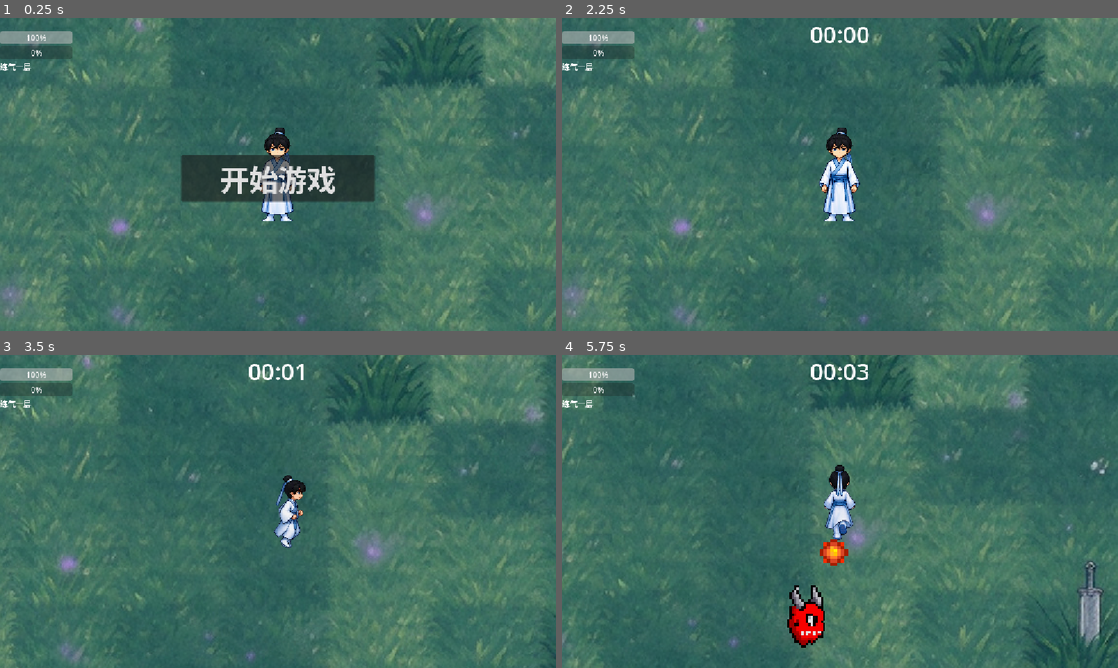
Above: before the commit, frames 1-4 (two rows, left to right).
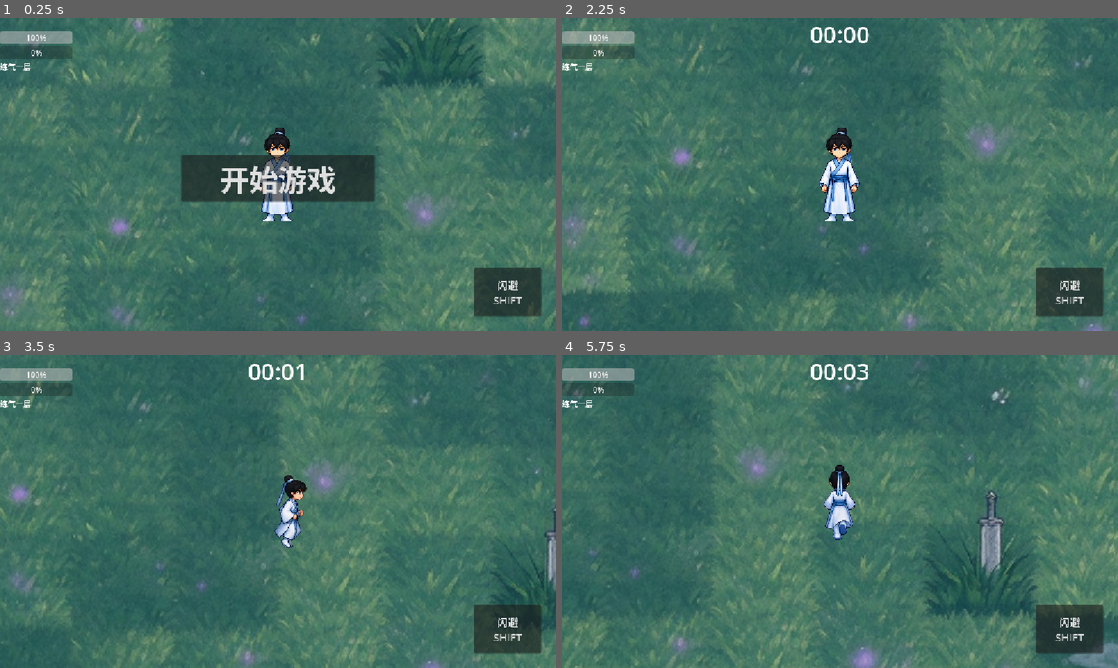
Above: after the commit, the same moments.

Repository: 13645264864/lingjiechuanshuo
Game: Godot game, scene res://main.tscn
The game is run twice, just before and just after one commit, with the same random seed, the same clock (stepped at 60 frames per second) and the same inputs.
Inputs (mouse positions are in pixels of both pictures, inside the frame that each line leads up to):
- Up to frame 1 (0.25 s): no input
- Up to frame 2 (2.25 s): click (1067, 293) at 0.5 s, where only the run after the commit has a clickable "闪避 SHIFT"; click "开始游戏" at 1.25 s; click "巨型火球 等级Lv1 倍率 ×2 扩大火球和群体命中范围，…" at 2 s
- Up to frame 3 (3.5 s): hold D (move_right) from 2.78 s (still down); tap Shift (dodge, bound only after the commit) at 2.85 s
- Up to frame 4 (5.75 s): release D (move_right) at 3.53 s; hold S (move_down) 3.53-4.28 s; tap Shift (dodge, bound only after the commit) at 3.6, 4.35, 5.1 s; hold D (move_right) 4.28-5.03 s; hold W (move_up) from 5.03 s (still down)

The runs differ from the first frame. In frame 1, 1.9% of the frame differs, in the area x 85-98%, y 79-96%; in frame 2, 19%; in frame 3, 24%; in frame 4, 32%, in the area x 0-100%, y 0-100%.

Commit message:
Add scaling enemies boss encounters and player dodge

Diff:
--- /dev/null
+++ b/boss.gd
@@ -0,0 +1,86 @@
+extends CharacterBody2D
+
+@export var base_hp: float = 900.0
+@export var base_damage: float = 28.0
+@export var base_speed: float = 52.0
+@export var attack_cd: float = 0.8
+@export var dash_cd: float = 5.0
+@export var aura_drop_scene: PackedScene
+
+var hp: float
+var max_hp: float
+var damage: float
+var move_speed: float
+var player: CharacterBody2D
+var boss_level: int = 1
+var attack_timer: float = 0.0
+var dash_timer: float = 2.0
+var dash_time: float = 0.0
+var dash_direction := Vector2.ZERO
+var is_dead := false
+var tween: Tween
+
+func _ready():
+	add_to_group("boss")
+	add_to_group("enemy")
+	$AnimatedSprite2D.play("run_right")
+
+func setup_spawn(spawn_position: Vector2, target: CharacterBody2D, minute_level: int):
+	global_position = spawn_position
+	player = target
+	boss_level = maxi(1, minute_level)
+	var scale_factor = pow(1.38, boss_level - 1)
+	max_hp = base_hp * scale_factor
+	hp = max_hp
+	damage = base_damage * pow(1.22, boss_level - 1)
+	move_speed = base_speed * (1.0 + min((boss_level - 1) * 0.06, 0.48))
+	# Boss is substantially larger than regular enemies and receives a violet-red skin.
+	scale = Vector2.ONE * (9.0 + min(boss_level - 1, 4) * 0.8)
+	$AnimatedSprite2D.modulate = Color(0.95, 0.34, 0.72)
+
+func _physics_process(delta):
+	if is_dead or player == null:
+		return
+	attack_timer = maxf(attack_timer - delta, 0.0)
+	dash_timer = maxf(dash_timer - delta, 0.0)
+	if dash_time > 0.0:
+		dash_time -= delta
+		velocity = dash_direction * move_speed * 5.0
+	else:
+		var to_player = player.global_position - global_position
+		if to_player.length() > 1.0:
+			dash_direction = to_player.normalized()
+		velocity = dash_direction * move_speed
+		if dash_timer <= 0.0:
+			dash_time = 0.28
+			dash_timer = dash_cd
+			$AnimatedSprite2D.modulate = Color(1.0, 0.85, 1.0)
+			var dash_tween = create_tween()
+			dash_tween.tween_property($AnimatedSprite2D, "modulate", Color(0.95, 0.34, 0.72), 0.35)
+	move_and_slide()
+	if dash_direction.x >= 0.0:
+		$AnimatedSprite2D.play("run_right")
+	else:
+		$AnimatedSprite2D.play("run_left")
+	for i in get_slide_collision_count():
+		var collision = get_slide_collision(i)
+		if collision.get_collider() == player and attack_timer <= 0.0:
+			player.take_damage(damage)
+			attack_timer = attack_cd
+			break
+
+func take_damage(amount: float):
+	if is_dead:
+		return
+	hp -= amount
+	if hp <= 0.0:
+		is_dead = true
+		var gm = get_parent().get_node_or_null("GameManager")
+		if aura_drop_scene != null:
+			var aura = aura_drop_scene.instantiate()
+			get_parent().add_child(aura)
+			aura.global_position = global_position
+			aura.aura_value = 80.0 + boss_level * 25.0
+		if gm != null and gm.has_method("boss_defeated"):
+			gm.boss_defeated()
+		queue_free()
--- /dev/null
+++ b/boss.tscn
@@ -0,0 +1,24 @@
+[gd_scene load_steps=6 format=3]
+
+[ext_resource type="Script" path="res://boss.gd" id="1_script"]
+[ext_resource type="Texture2D" path="res://Sprites/boss_violet_abyss.png" id="2_texture"]
+[ext_resource type="PackedScene" path="res://aura_drop.tscn" id="3_aura"]
+
+[sub_resource type="CircleShape2D" id="BossShape"]
+radius = 13.0
+
+[sub_resource type="SpriteFrames" id="BossFrames"]
+animations = [{"frames": [{"duration": 1.0, "texture": ExtResource("2_texture")}], "loop": true, "name": &"run_right", "speed": 4.0}, {"frames": [{"duration": 1.0, "texture": ExtResource("2_texture")}], "loop": true, "name": &"run_left", "speed": 4.0}]
+
+[node name="Boss" type="CharacterBody2D" groups=["enemy", "boss"]]
+collision_layer = 3
+collision_mask = 3
+script = ExtResource("1_script")
+aura_drop_scene = ExtResource("3_aura")
+
+[node name="CollisionShape2D" type="CollisionShape2D" parent="."]
+shape = SubResource("BossShape")
+
+[node name="AnimatedSprite2D" type="AnimatedSprite2D" parent="."]
+sprite_frames = SubResource("BossFrames")
+animation = &"run_right"
--- a/enemy.gd
+++ b/enemy.gd
@@ -5,6 +5,7 @@
 var attack_timer:float = 0.0
 var player:CharacterBody2D
 @export var hp:float = 30.0
+var max_hp:float = 30.0
 var is_dead:bool = false
 @export var damage_scene:PackedScene
 @export var aura_drop_scene:PackedScene
@@ -13,7 +14,21 @@
 func _ready():
 	# 从主场景找Player
 	player = get_parent().get_node_or_null("Player")
-	global_position = get_random_screen_edge_pos()
+	# 出生点和成长属性由 GameManager 在加入场景后设置。
+
+func setup_spawn(spawn_position:Vector2, target:CharacterBody2D, game_minutes:float):
+	global_position = spawn_position
+	player = target
+	apply_time_scaling(game_minutes)
+
+func apply_time_scaling(game_minutes:float):
+	var hp_scale = pow(1.18, game_minutes)
+	var damage_scale = pow(1.12, game_minutes)
+	var speed_scale = 1.0 + min(game_minutes * 0.035, 0.45)
+	max_hp = 30.0 * hp_scale
+	hp = max_hp
+	damage = 10.0 * damage_scale
+	move_speed = 80.0 * speed_scale
 
 func get_random_screen_edge_pos() -> Vector2:
 	var cam = get_viewport().get_camera_2d()
--- a/game_manager.gd
+++ b/game_manager.gd
@@ -3,6 +3,7 @@
 @export var max_enemy:int = 30
 @export var spawn_interval:float = 4.0
 @export var enemy_template:PackedScene
+@export var boss_template:PackedScene
 var game_time:float = 0.0
 var game_over:bool = false
 var spawn_timer:Timer
@@ -40,6 +41,10 @@
 var buff_buttons:Array[Button] = []
 # 全局临时候选列表，不再放按钮元数据
 var temp_candidates:Array = []
+var boss_count:int = 0
+var boss_bar:ProgressBar
+var boss_name_label:Label
+var dodge_button:Button
 
 func get_total_buff_stats() -> Dictionary:
 	var stat = {
@@ -198,6 +203,50 @@
 	buff_panel.anchor_bottom =1
 	buff_panel.visible = false
 	canvas.add_child(buff_panel)
+	create_boss_ui()
+	create_mobile_dodge_button()
+
+func create_boss_ui():
+	boss_name_label = Label.new()
+	boss_name_label.text = "紫霄蚀界尊"
+	boss_name_label.horizontal_alignment = HORIZONTAL_ALIGNMENT_CENTER
+	boss_name_label.anchor_left = 0.2
+	boss_name_label.anchor_right = 0.8
+	boss_name_label.offset_top = 58
+	boss_name_label.offset_bottom = 92
+	boss_name_label.add_theme_font_size_override("font_size", 28)
+	boss_name_label.modulate = Color(1.0, 0.35, 0.8)
+	boss_name_label.visible = false
+	canvas.add_child(boss_name_label)
+	boss_bar = ProgressBar.new()
+	boss_bar.anchor_left = 0.15
+	boss_bar.anchor_right = 0.85
+	boss_bar.offset_top = 92
+	boss_bar.offset_bottom = 122
+	boss_bar.show_percentage = false
+	boss_bar.visible = false
+	canvas.add_child(boss_bar)
+
+func create_mobile_dodge_button():
+	dodge_button = Button.new()
+	dodge_button.text = "闪避\nSHIFT"
+	dodge_button.custom_minimum_size = Vector2(130, 90)
+	dodge_button.anchor_left = 1.0
+	dodge_button.anchor_top = 1.0
+	dodge_button.anchor_right = 1.0
+	dodge_button.anchor_bottom = 1.0
+	dodge_button.offset_left = -170
+	dodge_button.offset_top = -130
+	dodge_button.offset_right = -30
+	dodge_button.offset_bottom = -30
+	dodge_button.add_theme_font_size_override("font_size", 22)
+	dodge_button.pressed.connect(_on_dodge_pressed)
+	canvas.add_child(dodge_button)
+
+func _on_dodge_pressed():
+	var player = get_parent().get_node_or_null("Player")
+	if player != null and player.has_method("dodge"):
+		player.dodge()
 
 func rebuild_buff_buttons():
 	for old_btn in buff_buttons:
@@ -350,6 +399,10 @@
 	if not game_started or game_over:
 		return
 	game_time += delta
+	var minute_level := int(floor(game_time / 60.0))
+	if minute_level > boss_count:
+		boss_count = minute_level
+		spawn_boss(boss_count)
 	var total_sec:int = floor(game_time)
 	var minute:int = total_sec / 60
 	var second:int = total_sec % 60
@@ -372,6 +425,48 @@
 		var new_enemy = enemy_template.instantiate()
 		new_enemy.add_to_group("enemy")
 		get_parent().add_child(new_enemy)
+		new_enemy.setup_spawn(get_safe_spawn_position(), get_parent().get_node("Player"), game_time / 60.0)
+
+func get_safe_spawn_position() -> Vector2:
+	var player = get_parent().get_node("Player")
+	var camera = get_viewport().get_camera_2d()
+	var camera_scale = maxf(abs(camera.global_scale.x), 0.01)
+	var half_size = get_viewport_rect().size * 0.5 / camera_scale
+	var margin := 180.0
+	var side = rng.randi_range(0, 3)
+	var pos = player.global_position
+	match side:
+		0: pos += Vector2(rng.randf_range(-half_size.x, half_size.x), -half_size.y - margin)
+		1: pos += Vector2(half_size.x + margin, rng.randf_range(-half_size.y, half_size.y))
+		2: pos += Vector2(rng.randf_range(-half_size.x, half_size.x), half_size.y + margin)
+		3: pos += Vector2(-half_size.x - margin, rng.randf_range(-half_size.y, half_size.y))
+	return pos
+
+func spawn_boss(level:int):
+	if boss_template == null:
+		return
+	for boss in get_tree().get_nodes_in_group("boss"):
+		if not boss.is_dead:
+			return
+	var boss = boss_template.instantiate()
+	get_parent().add_child(boss)
+	boss.setup_spawn(get_safe_spawn_position(), get_parent().get_node("Player"), level)
+	boss_bar.max_value = boss.max_hp
+	boss_bar.value = boss.hp
+	boss_bar.visible = true
+	boss_name_label.text = "紫霄蚀界尊 · 第 " + str(level) + " 劫"
+	boss_name_label.visible = true
+
+func boss_defeated():
+	if boss_bar != null:
+		boss_bar.visible = false
+	if boss_name_label != null:
+		boss_name_label.visible = false
+
+func _physics_process(_delta):
+	for boss in get_tree().get_nodes_in_group("boss"):
+		if is_instance_valid(boss) and boss_bar != null:
+			boss_bar.value = boss.hp
 
 func game_die():
 	game_over = true
--- a/main.tscn
+++ b/main.tscn
@@ -59,6 +59,7 @@
 [ext_resource type="Texture2D" uid="uid://dt45q30vgn5eh" path="res://Sprites/8426.jpg_wh300.jpg" id="54_6iyjs"]
 [ext_resource type="Script" uid="uid://drhkliks48y7h" path="res://status_bar.gd" id="56_e71vb"]
 [ext_resource type="PackedScene" uid="uid://ckyysi3einpdw" path="res://enemy.tscn" id="59_ruth0"]
+[ext_resource type="PackedScene" path="res://boss.tscn" id="60_boss"]
 [ext_resource type="Script" uid="uid://f0cyxh4sgytd" path="res://game_manager.gd" id="63_sm6fg"]
 
 [sub_resource type="CapsuleShape2D" id="CapsuleShape2D_8vbgw"]
@@ -339,3 +340,4 @@
 [node name="GameManager" type="Node2D" parent="." unique_id=1326122625]
 script = ExtResource("63_sm6fg")
 enemy_template = ExtResource("59_ruth0")
+boss_template = ExtResource("60_boss")
--- a/player.gd
+++ b/player.gd
@@ -26,6 +26,13 @@
 
 # 拿到GameManager引用
 var gm:Node2D = null
+var dodge_cooldown:float = 1.2
+var dodge_timer:float = 0.0
+var dodge_duration:float = 0.22
+var dodge_time_left:float = 0.0
+var dodge_speed:float = 620.0
+var is_invincible:bool = false
+var dodge_direction:Vector2 = Vector2.DOWN
 
 func _ready():
 	gm = get_node_or_null("/root/Node2D/GameManager")
@@ -46,6 +53,14 @@
 
 func _physics_process(delta):
 	if is_dead:
+		return
+	dodge_timer = maxf(dodge_timer - delta, 0.0)
+	if Input.is_action_just_pressed("dodge"):
+		dodge()
+	if dodge_time_left > 0.0:
+		dodge_time_left -= delta
+		velocity = dodge_direction * dodge_speed
+		move_and_slide()
 		return
 	fireball_timer -= delta
 	if fireball_timer <= 0:
@@ -110,7 +125,7 @@
 	print("发射火球")
 
 func take_damage(amount:float):
-	if is_dead:
+	if is_dead or is_invincible:
 		return
 	hp -= amount
 	print("怪物攻击玩家，扣血：", amount,"剩余玩家血量：", hp)
@@ -133,6 +148,22 @@
 	if hp <= 0:
 		die()
 
+func dodge():
+	if is_dead or dodge_timer > 0.0 or dodge_time_left > 0.0:
+		return
+	dodge_timer = dodge_cooldown
+	dodge_time_left = dodge_duration
+	is_invincible = true
+	dodge_direction = input_dir.normalized()
+	if dodge_direction == Vector2.ZERO:
+		dodge_direction = last_dir.normalized()
+	var invuln_tween = create_tween()
+	invuln_tween.tween_interval(dodge_duration)
+	invuln_tween.tween_callback(func(): is_invincible = false)
+	var flash_tween = create_tween().set_loops(3)
+	flash_tween.tween_property(anim, "modulate:a", 0.25, 0.06)
+	flash_tween.tween_property(anim, "modulate:a", 1.0, 0.06)
+
 func die():
 	is_dead = true
 	print("玩家死亡")
--- a/project.godot
+++ b/project.godot
@@ -47,6 +47,11 @@
 "events": [Object(InputEventKey,"resource_local_to_scene":false,"resource_name":"","device":-1,"window_id":0,"alt_press …(192 unchanged characters)…
 ]
 }
+dodge={
+"deadzone": 0.2,
+"events": [Object(InputEventKey,"resource_local_to_scene":false,"resource_name":"","device":-1,"window_id":0,"alt_pressed":false,"shift_pressed":false,"ctrl_pressed":false,"meta_pressed":false,"pressed":false,"keycode":0,"physical_keycode":4194325,"key_label":0,"unicode":0,"location":0,"echo":false,"script":null)
+]
+}
 
 [physics]
 
--- /dev/null
+++ b/tests/systems_boss_dodge.gd
@@ -0,0 +1,72 @@
+extends SceneTree
+
+var failures: Array[String] = []
+var checks := 0
+var world
+var gm
+var player
+
+func _initialize():
+	run.call_deferred()
+
+func check(value: bool, message: String):
+	checks += 1
+	if not value:
+		failures.append(message)
+		push_error(message)
+
+func run():
+	create_timer(20.0).timeout.connect(func(): quit(2))
+	world = load("res://main.tscn").instantiate()
+	root.add_child(world)
+	current_scene = world
+	await process_frame
+	gm = world.get_node("GameManager")
+	player = world.get_node("Player")
+	gm.rebuild_buff_buttons()
+	gm.game_started = true
+	gm.game_over = false
+	gm.spawn_timer.stop()
+	gm.game_time = 60.0
+
+	# Regular enemy starts outside the actual camera view and away from the player.
+	gm._spawn_batch()
+	var enemies = root.get_tree().get_nodes_in_group("enemy")
+	check(enemies.size() == gm.base_spawn, "Spawn batch count")
+	var half = world.get_viewport().get_visible_rect().size * 0.5 / maxf(abs(world.get_viewport().get_camera_2d().global_scale.x), 0.01)
+	for enemy in enemies:
+		var offset = enemy.global_position - player.global_position
+		check(abs(offset.x) > half.x or abs(offset.y) > half.y, "Enemy must begin outside camera view")
+		check(offset.length() > 300.0, "Enemy must not spawn on player")
+		check(enemy.hp == enemy.max_hp and enemy.hp > 30.0, "Enemy receives time-scaled HP")
+		check(enemy.damage > 10.0 and enemy.move_speed > 80.0, "Enemy receives time-scaled damage/speed")
+
+	# Boss trigger, stats, independent sprite, and giant collision body.
+	gm.game_time = 60.0
+	gm._process(0.0)
+	var bosses = root.get_tree().get_nodes_in_group("boss")
+	check(bosses.size() == 1, "Exactly one boss at minute one")
+	var boss = bosses[0]
+	check(boss.max_hp == 900.0 and boss.damage == 28.0, "Boss first-minute stats")
+	check(boss.scale.x > 8.0 and boss.get_node("CollisionShape2D").shape.radius == 13.0, "Boss is substantially larger")
+	check(gm.boss_bar.visible and gm.boss_bar.max_value == boss.max_hp, "Boss bar is visible and linked")
+	check(boss.get_node("AnimatedSprite2D").sprite_frames != world.get_node("Player/AnimatedSprite2D").sprite_frames, "Boss has an independent sprite skin")
+	gm._process(0.0)
+	check(root.get_tree().get_nodes_in_group("boss").size() == 1, "Boss does not duplicate in same minute")
+
+	# Shift action and mobile button share the same dash method and invulnerability state.
+	player.input_dir = Vector2.RIGHT
+	player.last_dir = Vector2.RIGHT
+	var before = player.global_position
+	player.dodge()
+	check(player.is_invincible and player.dodge_time_left > 0.0, "Dodge starts invulnerability")
+	player._physics_process(0.1)
+	check(player.global_position.x > before.x, "Dodge moves in current direction")
+	await create_timer(0.3).timeout
+	check(not player.is_invincible, "Dodge invulnerability ends")
+	player.dodge_timer = 0.0
+	gm.dodge_button.pressed.emit()
+	check(player.is_invincible, "Mobile dodge button triggers same dodge")
+
+	print("SYSTEM_TEST_RESULT checks=", checks, " failures=", failures.size())
+	quit(0 if failures.is_empty() else 1)
Binary file added: Sprites/boss_violet_abyss.png
